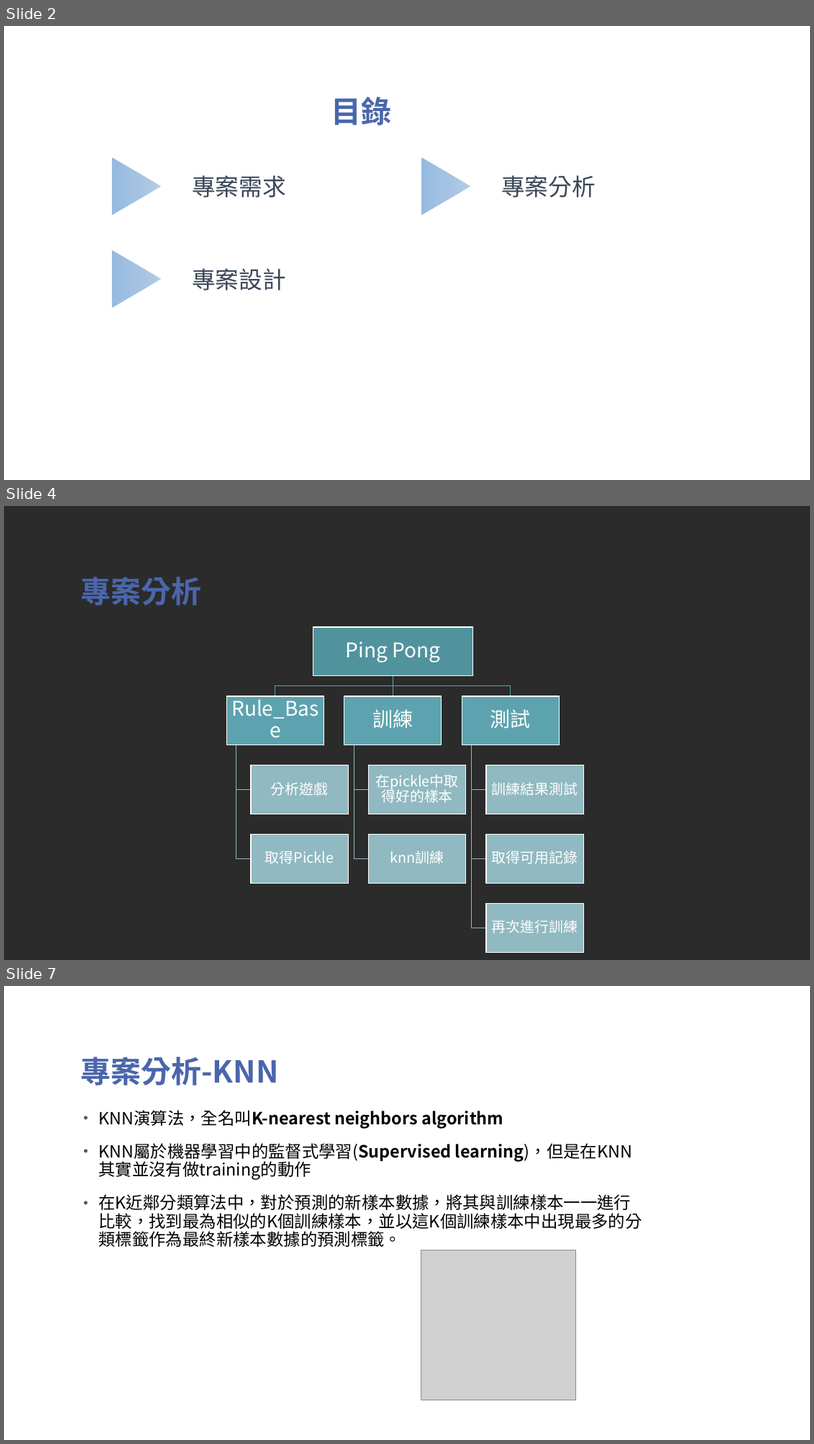
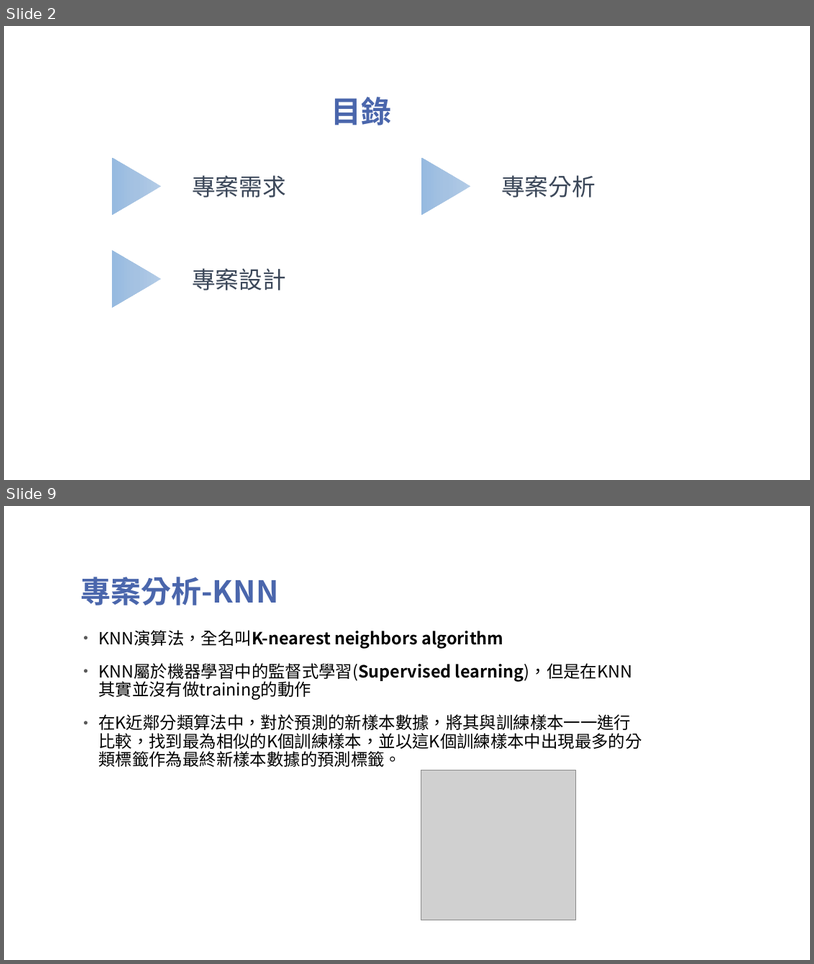
Before and after one commit to TsaiHaoWei/Machine-Learning, a slide deck: Finally project/Pingpong_第六組.pptx. Shown one above the other, each under a label of ours: slides 2, 4 and 7 before the commit, slides 2 and 9 after it; the slides between them are not shown. The pictures are 814x1444 and 814x964 pixels, drawn with LibreOffice and Linux fonts; fonts in the diff are those of the drawing; grey boxes stand for pictures; background and template pictures are left out; a plain dark background stands for a picture behind light text. Boxes give left, top, right and bottom in pixels: in the first picture for what was removed or moved away, otherwise in the second. Text is boxed around its words. In the diff, an @@ line names an element or a change of style, - is before the commit and + after.

```diff
--- a/Finally project/Pingpong_第六組.pptx
+++ b/Finally project/Pingpong_第六組.pptx
@@ slide 4 removed at <box>4,506,810,960</box>, background picture (left out) @@
@@ title removed at <box>80,577,201,605</box> @@
-專案分析
@@ group removed at <box>226,627,584,952</box>: 11 rectangles, 11 texts, 10 freeform shapes @@
-Ping Pong
-Rule_Base
-分析遊戲
-取得Pickle
-訓練
-在pickle中取得好的樣本
-knn訓練
-測試
-訓練結果測試
-取得可用記錄
-再次進行訓練
@@ what was slide 7 is now slide 9 @@
```
Also in this commit, not shown: 4 slides changed, 6 slides added, 1 other slide removed, 3 other files.
